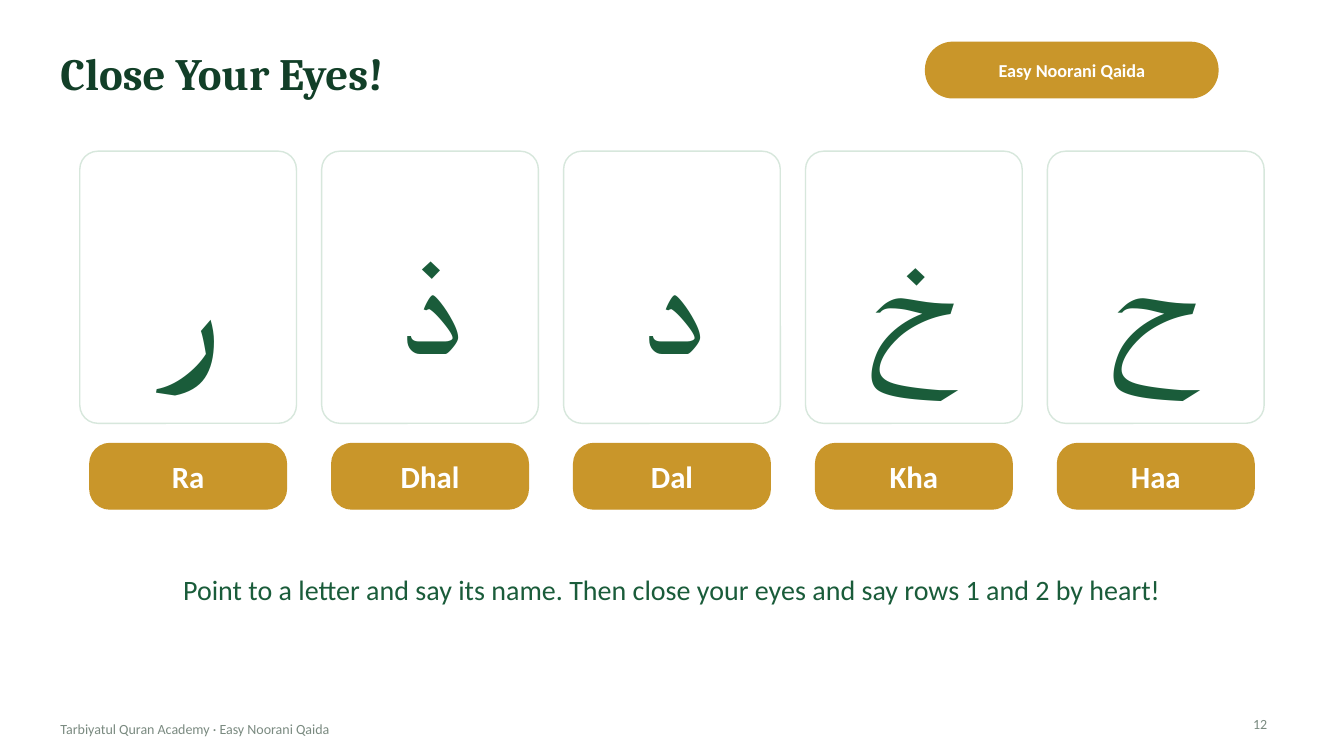
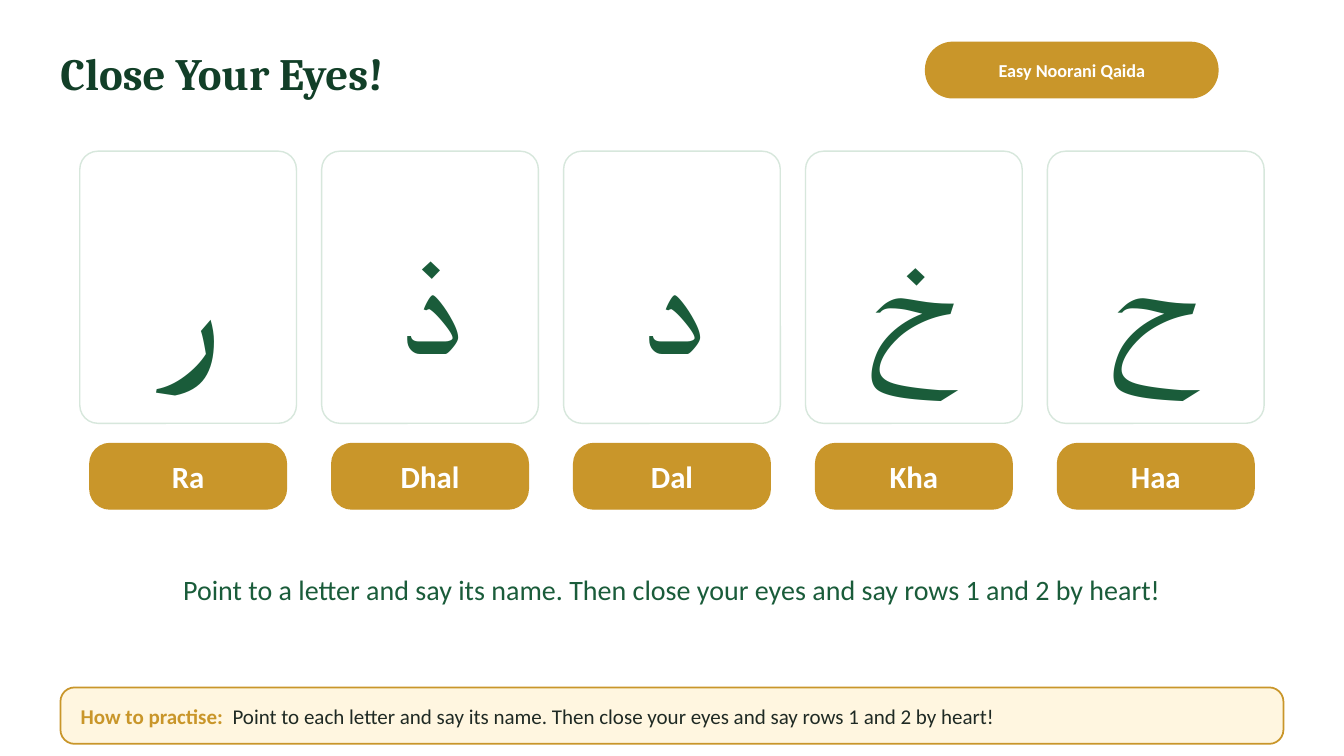
Before and after one commit to ibnhosain/TQA-Management-System, a slide deck: slide 12 of backend/core/deck_seed/easy-noorani-qaida-lecture-02-student.pptx. Drawn at 1344x756 pixels with LibreOffice and Linux fonts; fonts in the diff are those of the drawing; background and template pictures are left out. Boxes give left, top, right and bottom in pixels: in the first picture for what was removed or moved away, otherwise in the second. Text is boxed around its words. In the diff, an @@ line names an element or a change of style, - is before the commit and + after.

```diff
--- a/backend/core/deck_seed/easy-noorani-qaida-lecture-02-student.pptx
+++ b/backend/core/deck_seed/easy-noorani-qaida-lecture-02-student.pptx
@@ rounded rectangle added at (x1=60, y1=688, x2=1284, y2=744), fill #FFF6E0, outline #C9962A 1.25 pt @@
@@ text added at (x1=81, y1=709, x2=994, y2=728), 15 pt, text #1F2A24 @@
+How to practise: Point to each letter and say its name. Then close your eyes and say rows 1 and 2 by heart!
@@ text removed at (x1=60, y1=724, x2=329, y2=736) @@
-Tarbiyatul Quran Academy · Easy Noorani Qaida
@@ page number removed at (x1=1253, y1=720, x2=1267, y2=729) @@
-12
```
Also in this commit, not shown: 23 other slides changed, 2 other files.
